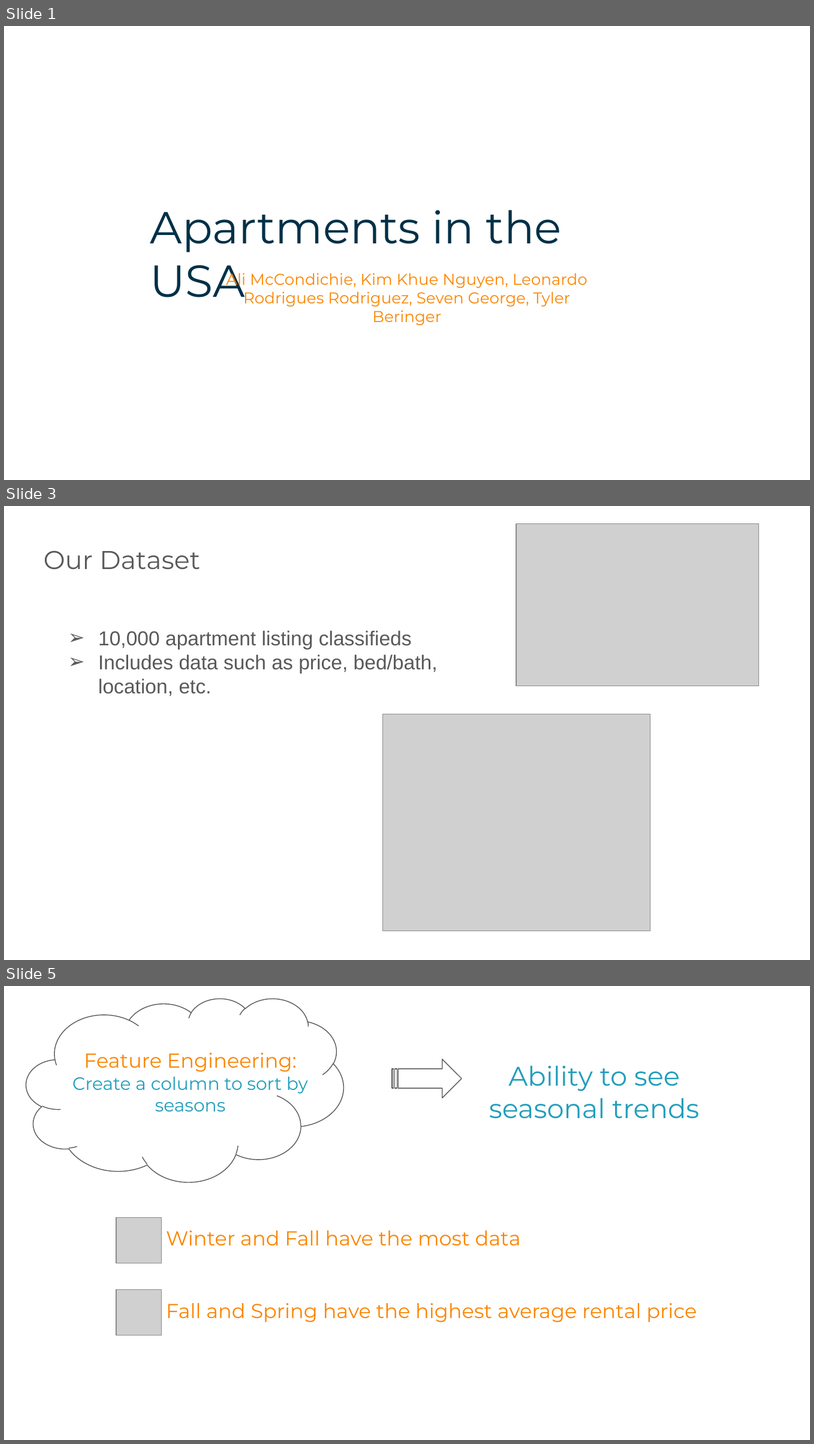
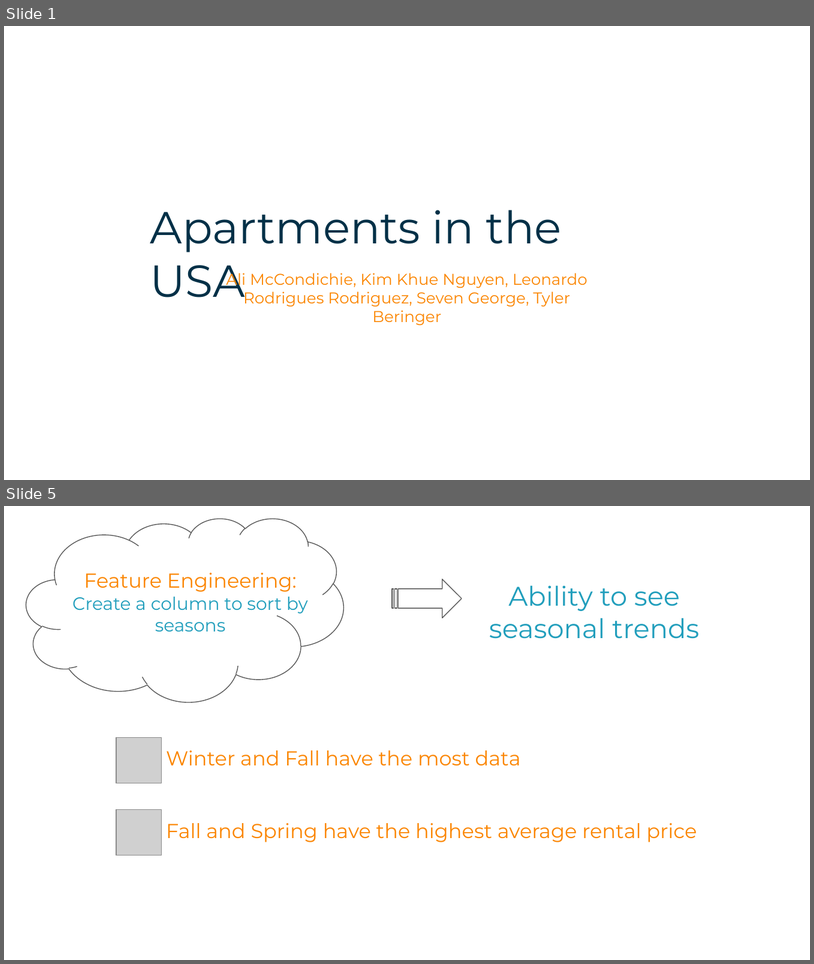
Before and after one commit to tghcb9/dataanalytics-project1-group6, a slide deck: submission/presentation/docs/Project 1 Presentation - Group 6.pptx. Shown one above the other, each under a label of ours: slides 1, 3 and 5 before the commit, slides 1 and 5 after it; the slides between them are not shown. The pictures are 814x1444 and 814x964 pixels, drawn with LibreOffice and Linux fonts; fonts in the diff are those of the drawing; grey boxes stand for pictures. Boxes give left, top, right and bottom in pixels: in the first picture for what was removed or moved away, otherwise in the second. Text is boxed around its words. In the diff, an @@ line names an element or a change of style, - is before the commit and + after.

```diff
--- a/submission/presentation/docs/Project 1 Presentation - Group 6.pptx
+++ b/submission/presentation/docs/Project 1 Presentation - Group 6.pptx
@@ slide 3 removed at box(4, 506, 810, 960), background #FFFFFF @@
@@ picture removed at box(516, 524, 759, 686) @@
@@ text removed at box(44, 550, 200, 570) @@
-Our Dataset
@@ text removed at box(98, 630, 438, 696) @@
-➢ 10,000 apartment listing classifieds
-➢ Includes data such as price, bed/bath, location, etc.
@@ picture removed at box(383, 714, 651, 931) @@
```
Also in this commit, not shown: 11 slides changed, 7 slides added, 4 other slides removed, 3 other files.
